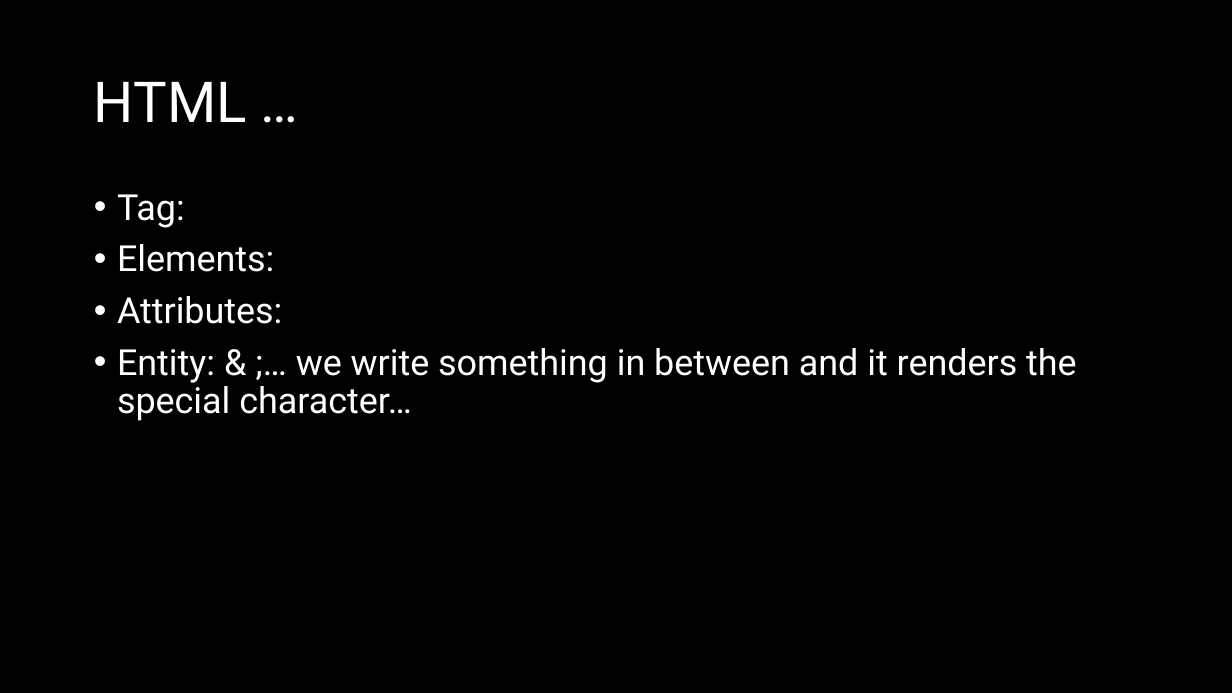
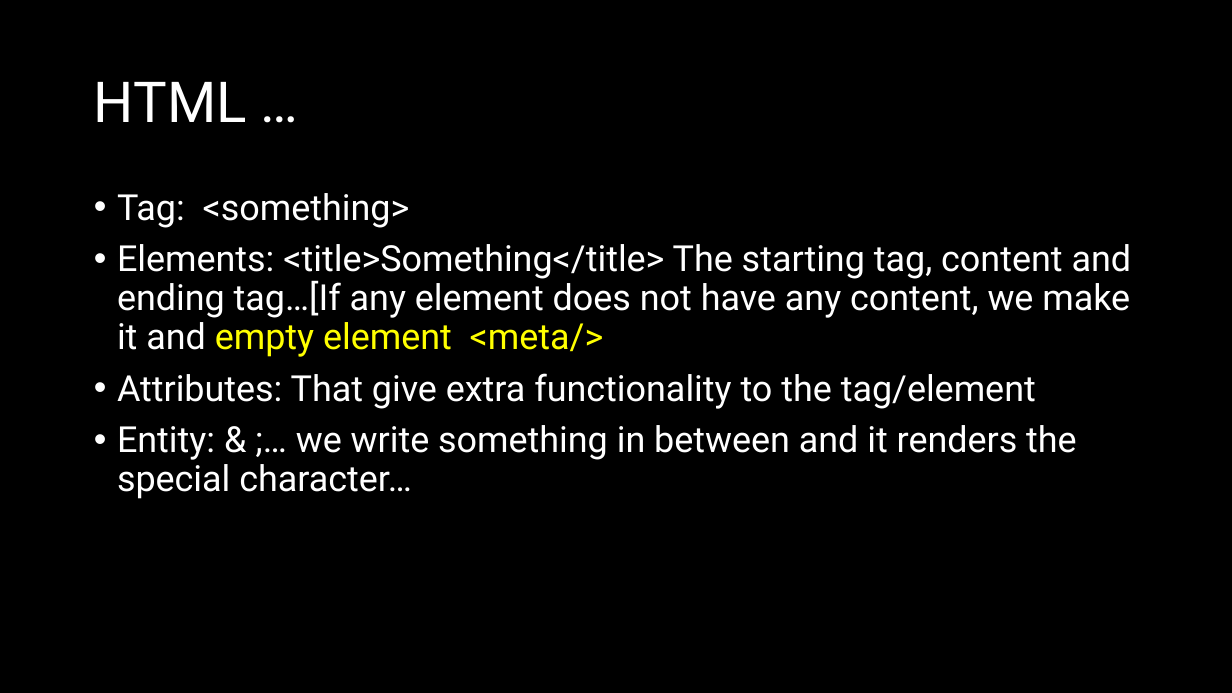
Before and after one commit to natiquekeyin/spring2025, a slide deck: slide 12 of FrontEnd/Week1/Week 1.pptx. Drawn at 1232x693 pixels with LibreOffice and Linux fonts; fonts in the diff are those of the drawing. Boxes give left, top, right and bottom in pixels: in the first picture for what was removed or moved away, otherwise in the second. Text is boxed around its words. In the diff, an @@ line names an element or a change of style, - is before the commit and + after.

```diff
--- a/FrontEnd/Week1/Week 1.pptx
+++ b/FrontEnd/Week1/Week 1.pptx
@@ text at (117,193,1132,409): text changed @@
-• Tag:
-• Elements:
-• Attributes:
+• Tag: <something>
+• Elements: <title>Something</title> The starting tag, content and ending tag…[If any element does not have any content, we make it and empty element <meta/>
+• Attributes: That give extra functionality to the tag/element
```
Also in this commit, not shown: 4 other slides changed, 4 other files.
